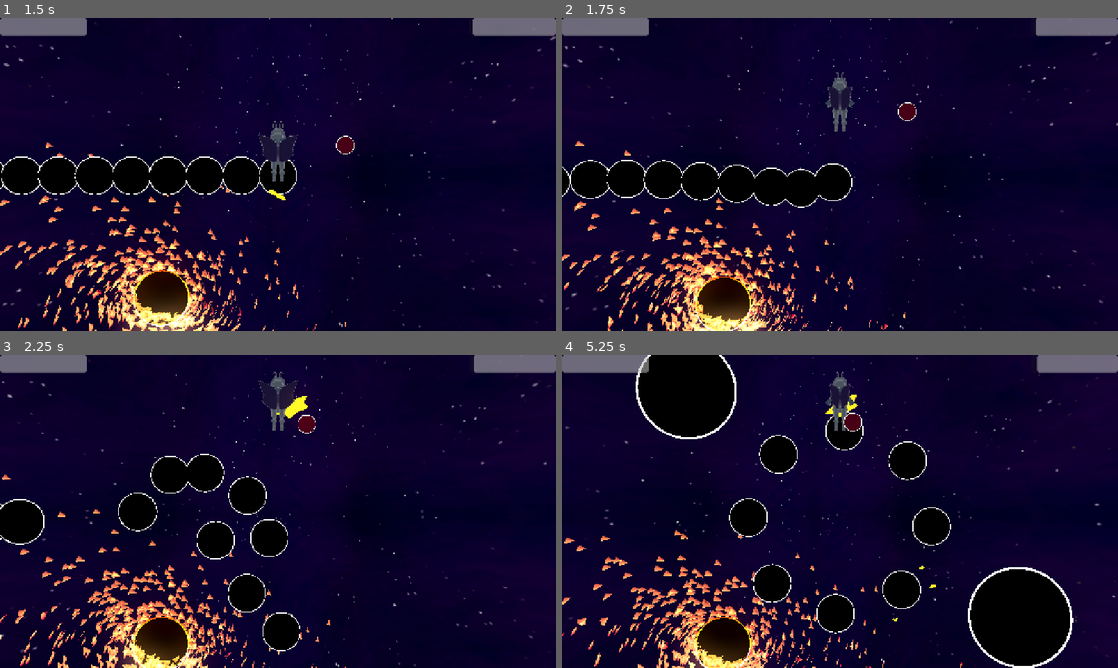
Above: before the commit, frames 1-4 (two rows, left to right).
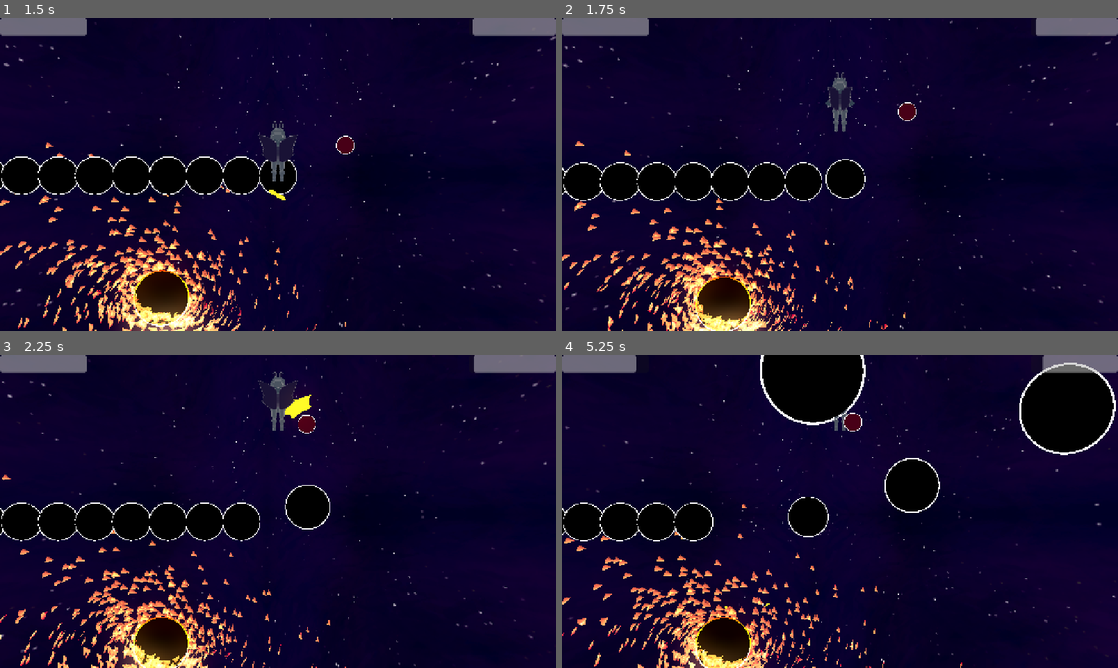
Above: after the commit, the same moments.

Repository: thomaskareka/csce552-3d
Game: Godot game, scene res://scenes/MainMenu.tscn
Two runs of this game, one before a commit and one after it. Both use one fixed random seed, a clock stepped at 60 frames per second and the inputs below.
Inputs (mouse positions are in pixels of both pictures, inside the frame that each line leads up to):
- Up to frame 1 (1.5 s): click "PLAY" at 0.5 s; move the mouse to (305, 174) at 1.27 s; press the mouse at (305, 174) at 1.28 s; hold W (move_up) from 1.28 s (still down)
- Up to frame 2 (1.75 s): keep holding W (move_up)
- Up to frame 3 (2.25 s): keep holding W (move_up); move the mouse to (250, 511) at 2.02 s; release the mouse at (250, 511) at 2.03 s; right-click (250, 511) at 2.1 s
- Up to frame 4 (5.25 s): keep holding W (move_up); move the mouse to (851, 505) at 2.77 s; press the mouse at (851, 505) at 2.78 s; move the mouse to (834, 517) at 3.52 s; release the mouse at (834, 517) at 3.53 s; right-click (834, 517) at 3.6 s; move the mouse to (878, 514) at 4.27 s; press the mouse at (878, 514) at 4.28 s; move the mouse to (795, 508) at 5.02 s; release the mouse at (795, 508) at 5.03 s; right-click (795, 508) at 5.1 s

Frame 1 is identical in both runs. In frame 2, 2.2% of the frame differs, in the area x 0-55%, y 45-61%; in frame 3, 8.9%; in frame 4, 26%, in the area x 0-100%, y 0-100%.

Commit message:
path follow system

Diff:
--- a/components/ai/states/attacks/DVDBounce.tscn
+++ b/components/ai/states/attacks/dvd/DVDBounce.tscn
@@ -1,6 +1,6 @@
 [gd_scene load_steps=2 format=3 uid="uid://dfdetqwvenpal"]
 
-[ext_resource type="Script" uid="uid://c6qmwus8kuf7a" path="res://components/ai/states/attacks/dvd_bounce.gd" id="1_mxkw7"]
+[ext_resource type="Script" uid="uid://c6qmwus8kuf7a" path="res://components/ai/states/attacks/dvd/dvd_bounce.gd" id="1_mxkw7"]
 
 [node name="DvdBounce" type="Node3D"]
 script = ExtResource("1_mxkw7")
--- a/components/ai/states/attacks/DVDBounceHard.tscn
+++ b/components/ai/states/attacks/dvd/DVDBounceHard.tscn
@@ -1,6 +1,6 @@
 [gd_scene load_steps=2 format=3 uid="uid://15meo2v66wk2"]
 
-[ext_resource type="Script" uid="uid://c6qmwus8kuf7a" path="res://components/ai/states/attacks/dvd_bounce.gd" id="1_w0u8b"]
+[ext_resource type="Script" uid="uid://c6qmwus8kuf7a" path="res://components/ai/states/attacks/dvd/dvd_bounce.gd" id="1_w0u8b"]
 
 [node name="DvdBounce" type="Node3D"]
 script = ExtResource("1_w0u8b")
--- /dev/null
+++ b/components/ai/states/attacks/snake_path/SnakePath.tscn
@@ -0,0 +1,16 @@
+[gd_scene load_steps=3 format=3 uid="uid://wngbkq4cc163"]
+
+[ext_resource type="Script" uid="uid://4hav5pvxi0aj" path="res://components/ai/states/attacks/snake_path/path_follower.gd" id="1_qdqn0"]
+
+[sub_resource type="Curve3D" id="Curve3D_qxu6c"]
+_data = {
+"points": PackedVector3Array(0, 0, 0, 0, 0, 0, 0, 0, 20, 0, 0, 0, 0, 0, 0, -6, 3, -1, 0, 0, 0, 0, 0, 0, 5, 3, 0, 0, 0, 0, 0, 0, 0, 5, 0, 0, 0, 0, 0, 0, 0, 0, -5, 0, 0, 0, 0.568, 0, 0, 0, 0, -5, -3, 0, 0, 0, 0, 0, 0, 0, 5, -3, 0, 0, 0, 0, 0, 0, 0, 0, 0, 20),
+"tilts": PackedFloat32Array(0, 0, 0, 0, 0, 0, 0, 0)
+}
+point_count = 8
+
+[node name="SnakePath" type="Node3D"]
+script = ExtResource("1_qdqn0")
+
+[node name="Path3D" type="Path3D" parent="."]
+curve = SubResource("Curve3D_qxu6c")
--- /dev/null
+++ b/components/ai/states/attacks/snake_path/path_follower.gd
@@ -0,0 +1,100 @@
+extends State
+
+var blobs: Array[Node3D]
+@onready var path: Path3D = $Path3D
+@export var path_speed := 8
+@export var spacing := 8
+@export var history_length := 1000
+@export var acceleration := 200.0
+@export var max_speed := 40.0
+
+var history := PackedVector3Array()
+var history_index := 0
+var history_full := false
+var total_distance := 0.0
+
+func enter(_entity: Node3D, _machine: Node, params: Dictionary = {}) -> void:
+	super.enter(_entity, _machine, params)
+	if _entity is BlobEnemyAI and path:
+		blobs = _entity.blobs
+
+		history.resize(history_length)
+		var head_pos := blobs[0].global_position
+		for i in range(history_length):
+			history[i] = head_pos
+		history_full = false
+	else:
+		request_transition_to(transition_state)
+
+func tick(delta: float) -> void:
+	move_head(delta)
+	update_followers(delta)
+
+func move_head(delta: float) -> void:
+	var curve := path.curve
+	total_distance = fmod(total_distance + path_speed * delta, curve.get_baked_length())
+
+	var pos := curve.sample_baked(total_distance, true)
+
+	var head := blobs[0]
+	var target_velocity := MovementHelper.get_velocity_to_target(head.global_position, pos, path_speed, delta)
+	MovementHelper.move_with_force(head, delta, target_velocity, acceleration, max_speed)
+
+	history[history_index] = head.global_position
+	history_index = (history_index + 1) % history_length
+	if history_index == 0:
+		history_full = true
+
+func get_from_history(index: int) -> Vector3:
+	if index < 0: index = 0
+	if not history_full:
+		if history_index == 0:
+			return Vector3.ZERO
+		if index >= history_index:
+			index = history_index - 1
+		var ix = (history_index - 1 - index) % history_length
+		return history[ix]
+	var i := (history_index - 1 - index + history_length) % history_length
+	return history[i]
+
+func update_followers(delta: float) -> void:
+	var samples_between := maxi(1, int(round(spacing / max(path_speed * delta, 0.0001))))
+	var valid_samples := history_length if history_full else history_index
+
+	for i in range(1, blobs.size()):
+		var blob = blobs[i]
+		var index_offset = samples_between * i
+
+		if index_offset >= valid_samples:
+			break
+
+		var target := get_from_history(index_offset)
+
+		var target_velocity := MovementHelper.get_velocity_to_target(blob.global_position, target, path_speed, delta)
+		MovementHelper.move_with_force(blob, delta, target_velocity, acceleration, max_speed)
+
+
+	# var needed_samples := int((spacing * float(blobs.size())) / (path_speed * delta)) + 2
+	# if not history_full and history_index < needed_samples:
+	# 	return
+
+	# var curve := path.curve
+	# var time := float(Time.get_ticks_msec()) * 0.001
+
+	# for i in range(1, blobs.size()):
+	# 	var blob := blobs[i]
+
+	# 	var offset := int((spacing * float(i)) / (path_speed * delta))
+	# 	var target := get_from_history(offset)
+	# 	var next_pos := get_from_history(max(offset - 1, 0))
+	# 	var dir := MovementHelper.get_direction_to_target(next_pos, target)
+
+	# 	var side := dir.cross(Vector3.UP).normalized()
+	# 	var phase := time * wave_frequency + float(i) * 0.5
+	# 	var side_offset := side * sin(phase) * wave_amplitude
+	# 	var vertical_offset := Vector3.UP * sin(phase) * wave_amplitude / 2.0
+
+	# 	var final_pos := target + side_offset + vertical_offset
+
+	# 	var target_velocity := MovementHelper.get_velocity_to_target(blob.global_position, final_pos, path_speed, delta)
+	# 	MovementHelper.move_with_force(blob, delta, target_velocity, acceleration, max_speed)
--- a/objects/boss01/Boss01.tscn
+++ b/objects/boss01/Boss01.tscn
@@ -11,8 +11,9 @@
 [ext_resource type="PackedScene" uid="uid://cr3qxywvhtkj2" path="res://components/ai/states/blobs/CircleIdleFast.tscn" id="8_ntavk"]
 [ext_resource type="PackedScene" uid="uid://b43bdcvv7esv2" path="res://components/ai/states/attacks/fly_to_player/FlyToPlayerProjectile.tscn" id="9_6onux"]
 [ext_resource type="PackedScene" uid="uid://w35owgb7ivem" path="res://components/ai/states/attacks/DualLazer.tscn" id="9_xo1di"]
-[ext_resource type="PackedScene" uid="uid://dfdetqwvenpal" path="res://components/ai/states/attacks/DVDBounce.tscn" id="10_tv0l8"]
-[ext_resource type="PackedScene" uid="uid://15meo2v66wk2" path="res://components/ai/states/attacks/DVDBounceHard.tscn" id="11_tv0l8"]
+[ext_resource type="PackedScene" uid="uid://dfdetqwvenpal" path="res://components/ai/states/attacks/dvd/DVDBounce.tscn" id="10_tv0l8"]
+[ext_resource type="PackedScene" uid="uid://15meo2v66wk2" path="res://components/ai/states/attacks/dvd/DVDBounceHard.tscn" id="11_tv0l8"]
+[ext_resource type="PackedScene" uid="uid://wngbkq4cc163" path="res://components/ai/states/attacks/snake_path/SnakePath.tscn" id="12_457ov"]
 
 [sub_resource type="Resource" id="Resource_457ov"]
 script = ExtResource("2_ntavk")
@@ -23,6 +24,12 @@
 [sub_resource type="Resource" id="Resource_kj51s"]
 script = ExtResource("2_ntavk")
 scene = ExtResource("10_tv0l8")
+max_phase = 3
+metadata/_custom_type_script = "uid://be4t8sbipsmoi"
+
+[sub_resource type="Resource" id="Resource_socd8"]
+script = ExtResource("2_ntavk")
+scene = ExtResource("11_tv0l8")
 max_phase = 3
 metadata/_custom_type_script = "uid://be4t8sbipsmoi"
 
@@ -62,9 +69,9 @@
 max_phase = 3
 metadata/_custom_type_script = "uid://be4t8sbipsmoi"
 
-[sub_resource type="Resource" id="Resource_socd8"]
+[sub_resource type="Resource" id="Resource_2nllq"]
 script = ExtResource("2_ntavk")
-scene = ExtResource("11_tv0l8")
+scene = ExtResource("12_457ov")
 max_phase = 3
 metadata/_custom_type_script = "uid://be4t8sbipsmoi"
 
@@ -79,10 +86,11 @@
 "a_fly_to_player_fast": SubResource("Resource_xo1di"),
 "a_fly_to_player_projectile": SubResource("Resource_0t087"),
 "a_random_projectile": SubResource("Resource_tv0l8"),
+"a_snake_path": SubResource("Resource_2nllq"),
 "i_circle": SubResource("Resource_ntavk"),
 "i_circle_fast": SubResource("Resource_6onux")
 })
-start_state = "a_dvd_bounce_hard"
+start_state = "a_snake_path"
 
 [node name="HealthSystem" parent="." instance=ExtResource("2_0t087")]
 max_health = 500
--- a/objects/boss01/BossBlob.tscn
+++ b/objects/boss01/BossBlob.tscn
@@ -13,7 +13,7 @@
 radius = 1.0
 
 [sub_resource type="SphereShape3D" id="SphereShape3D_reay4"]
-radius = 0.85
+radius = 0.95
 
 [sub_resource type="StandardMaterial3D" id="StandardMaterial3D_rwklj"]
 shading_mode = 0
Renamed: components/ai/states/attacks/dvd_bounce.gd -> components/ai/states/attacks/dvd/dvd_bounce.gd
Renamed: components/ai/states/attacks/dvd_bounce.gd.uid -> components/ai/states/attacks/dvd/dvd_bounce.gd.uid
Not shown, added: components/ai/states/attacks/snake_path/path_follower.gd.uid
Not shown: 1 places in objects/boss01/Boss01.tscn that only renumber resources
